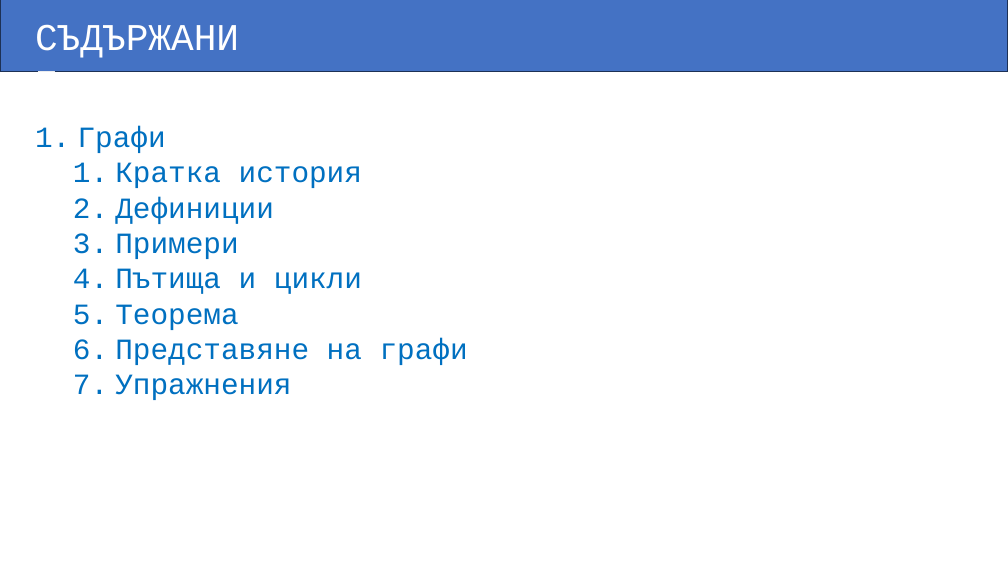
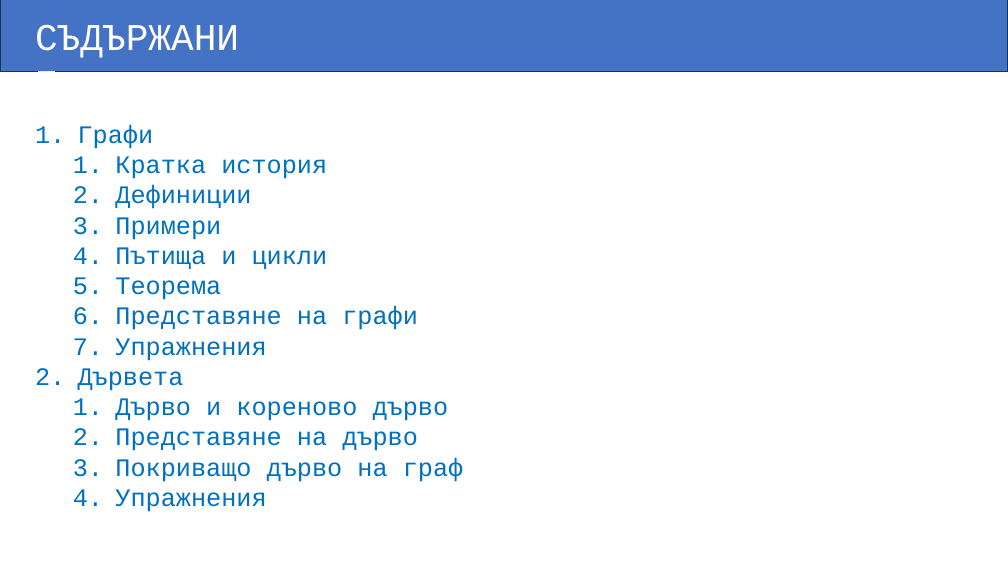
Before and after one commit to ahmedmatem/ppmg, a slide deck: slide 2 of XI class/02. DS and Algo - Module 2/08. Дървета-и-Графи/Дървета-и-Графи.pptx. Drawn at 1008x567 pixels with LibreOffice and Linux fonts; fonts in the diff are those of the drawing. Boxes give left, top, right and bottom in pixels: in the first picture for what was removed or moved away, otherwise in the second. Text is boxed around its words. In the diff, an @@ line names an element or a change of style, - is before the commit and + after.

```diff
--- a/XI class/02. DS and Algo - Module 2/08. Дървета-и-Графи/Дървета-и-Графи.pptx
+++ b/XI class/02. DS and Algo - Module 2/08. Дървета-и-Графи/Дървета-и-Графи.pptx
@@ text at box(78, 124, 418, 361): size 28 to 24 pt in "Графи", "Кратка история", "Дефиниции", "Примери" and 4 more places @@
@@ text at box(78, 368, 464, 512): paragraphs added @@
+2. Дървета
+  1. Дърво и кореново дърво
+  2. Представяне на дърво
+  3. Покриващо дърво на граф
+  4. Упражнения
```
Also in this commit, not shown: 5 slides added, 4 other files.
